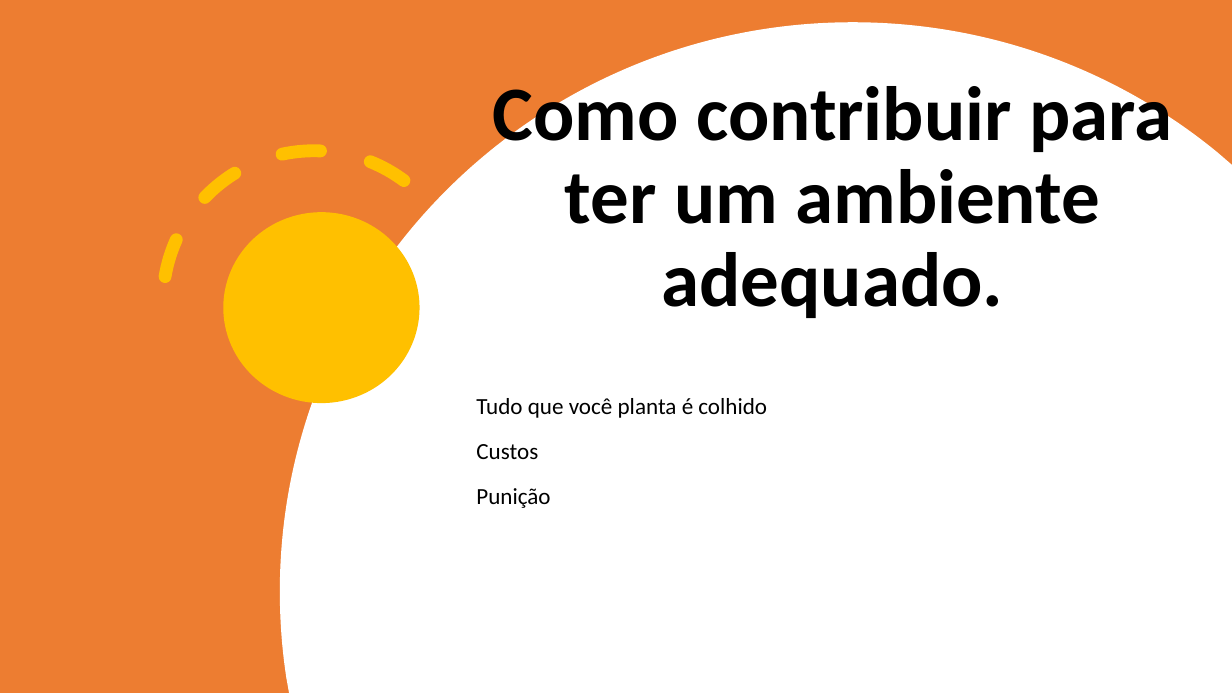
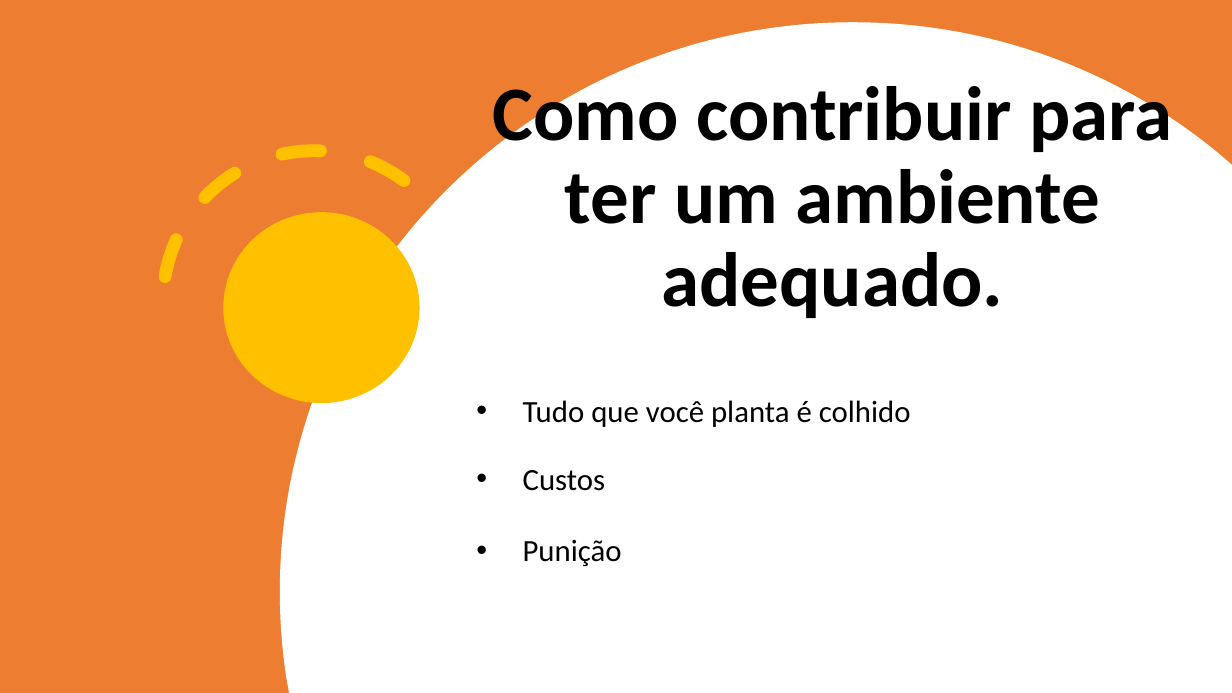
Before and after one commit to julialima1999/Limpeza_organiza-o, a slide deck: slide 16 of Apresentação/Limpeza e Organização_sugestao.pptx. Drawn at 1232x693 pixels with LibreOffice and Linux fonts; fonts in the diff are those of the drawing. Boxes give left, top, right and bottom in pixels: in the first picture for what was removed or moved away, otherwise in the second. Text is boxed around its words. In the diff, an @@ line names an element or a change of style, - is before the commit and + after.

```diff
--- a/Apresentação/Limpeza e Organização_sugestao.pptx
+++ b/Apresentação/Limpeza e Organização_sugestao.pptx
@@ text "Custos": place and size @@
-text "Custos" at [476,444,538,459]
+text "Custos" at [523,470,606,491]
@@ size 18 to 24 pt; bullet none to • in 3 elements at [523,400,911,427], [523,470,606,491], [523,540,622,566] @@
@@ text "Punição": place and size @@
-text "Punição" at [476,488,550,508]
+text "Punição" at [523,540,622,566]
```
Also in this commit, not shown: 7 other slides changed.
